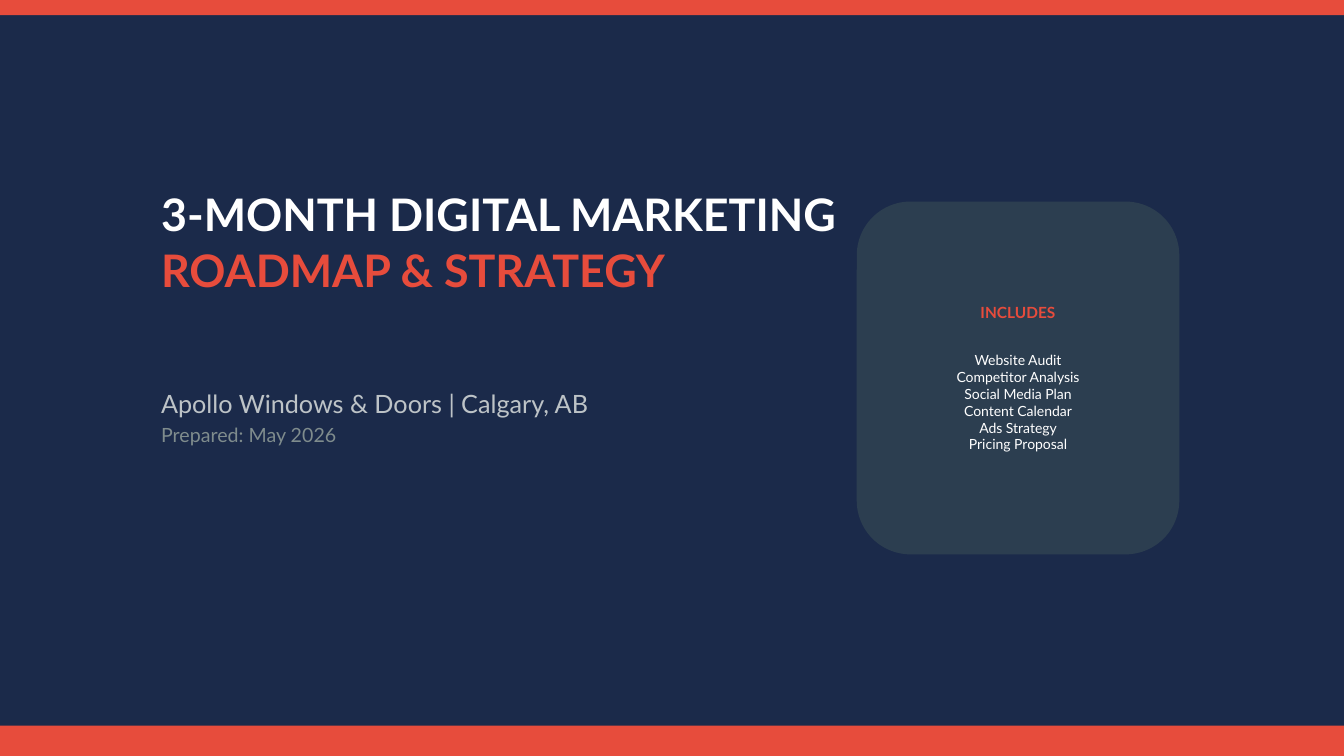
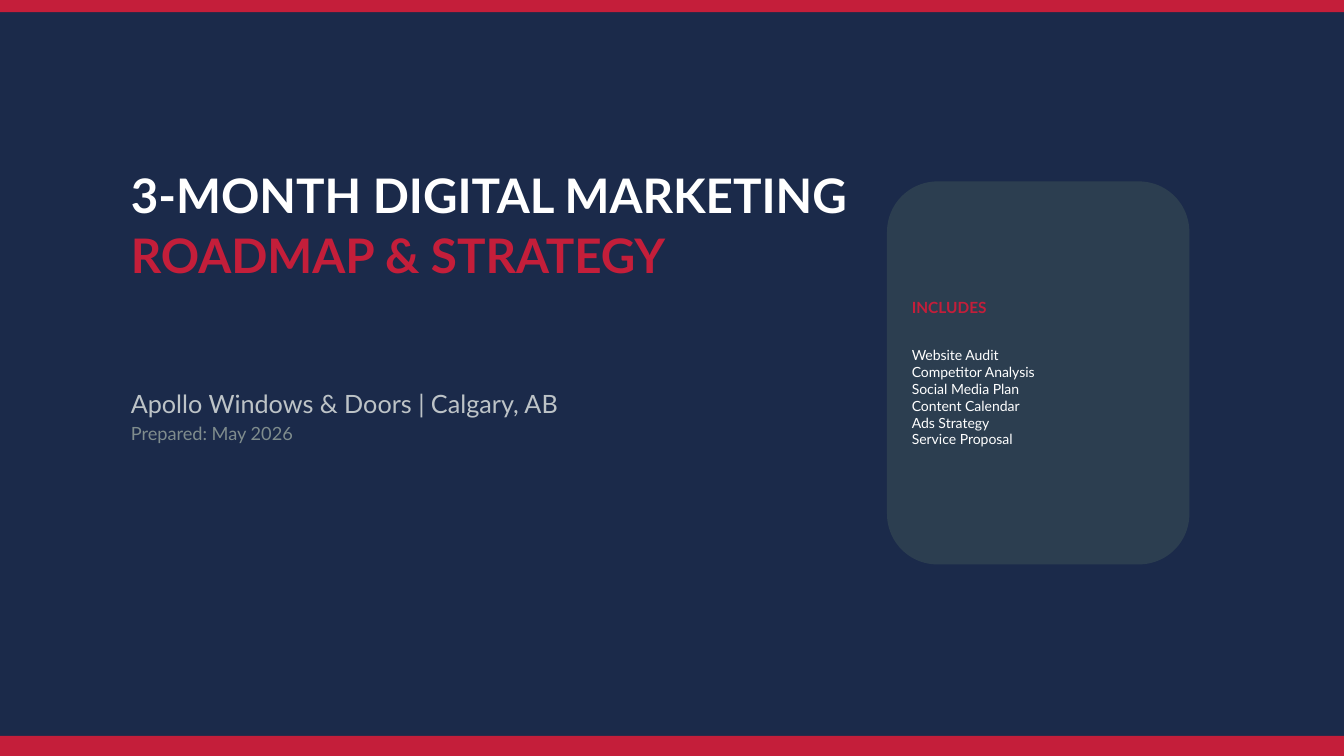
Before and after one commit to shivam9kedia/kiro, a slide deck: slide 1 of Apollo_Windows_3Month_Marketing_Roadmap.pptx. Drawn at 1344x756 pixels with LibreOffice and Linux fonts; fonts in the diff are those of the drawing. Boxes give left, top, right and bottom in pixels: in the first picture for what was removed or moved away, otherwise in the second. Text is boxed around its words. In the diff, an @@ line names an element or a change of style, - is before the commit and + after.

Commit message:
Apollo Windows 3-Month Marketing Roadmap v2
- Brand colors: Red (#C41E3A) + Navy (#1B2A4A)
- Ad budget: $300/mo ($200 profile visits + $100 engagement)
- Standard Plan: INR 10K/mo (8-11 posts, FB+IG)
- Business Plan: INR 18K/mo (18-20 posts, 4 platforms, ads mgmt)
- 16 professionally designed slides
- Realistic KPIs, no fake promises

```diff
--- a/Apollo_Windows_3Month_Marketing_Roadmap.pptx
+++ b/Apollo_Windows_3Month_Marketing_Roadmap.pptx
@@ rectangle at bbox=[0, 0, 1344, 12]: fill #E74C3C to #C41E3A @@
@@ text "3-MONTH DIGITAL MARKETING": place and size @@
-text "3-MONTH DIGITAL MARKETING" at bbox=[161, 198, 836, 288]
+text "3-MONTH DIGITAL MARKETING" at bbox=[131, 178, 847, 274]
@@ text "3-MONTH DIGITAL MARKETING" at bbox=[131, 178, 847, 274]: size 32 to 34 pt; text colour #E74C3C to #C41E3A in "ROADMAP & STRATEGY" @@
@@ rounded rectangle "INCLUDES": place and size @@
-rounded rectangle "INCLUDES" at bbox=[857, 202, 1180, 555]
+rounded rectangle "INCLUDES" at bbox=[887, 181, 1190, 565]
@@ text in rounded rectangle at bbox=[912, 302, 1035, 431]: text colour #E74C3C to #C41E3A in "INCLUDES"; alignment centre to left @@
@@ text "Apollo Windows & Doors | ...": place and size @@
-text "Apollo Windows & Doors | ..." at bbox=[161, 394, 588, 445]
+text "Apollo Windows & Doors | ..." at bbox=[131, 394, 557, 443]
@@ text at bbox=[131, 427, 293, 443]: size 14 to 13 pt in "Prepared: May 2026" @@
@@ text in rounded rectangle at bbox=[912, 433, 1013, 447]: text changed @@
-Pricing Proposal
+Service Proposal
@@ rectangle at bbox=[0, 736, 1344, 756]: fill #E74C3C to #C41E3A @@
@@ rectangle: place and size @@
-rectangle at bbox=[0, 726, 1344, 756]
+rectangle at bbox=[0, 736, 1344, 756]
```
Also in this commit, not shown: 13 other slides changed, 2 slides added, 1 slide removed, 5 other files.
